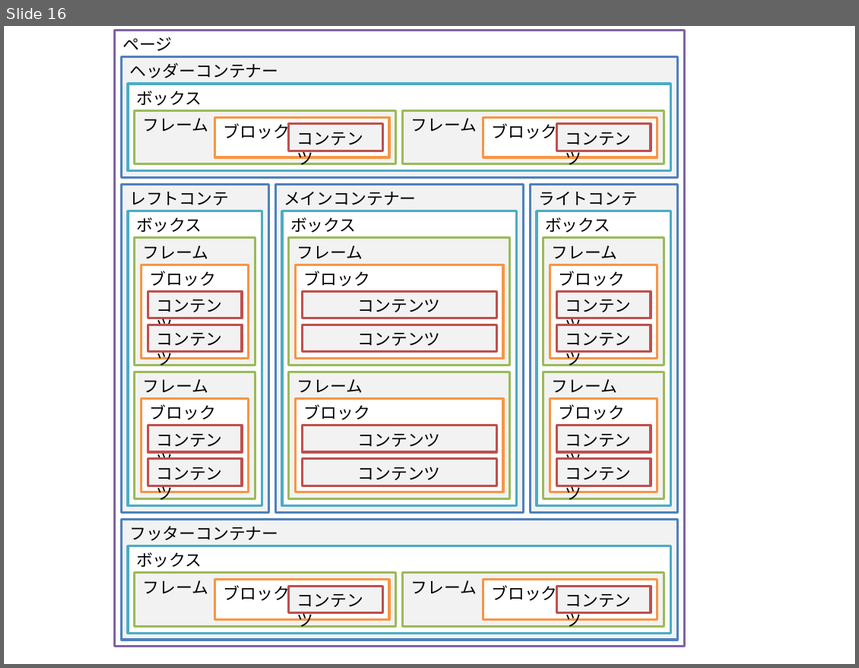
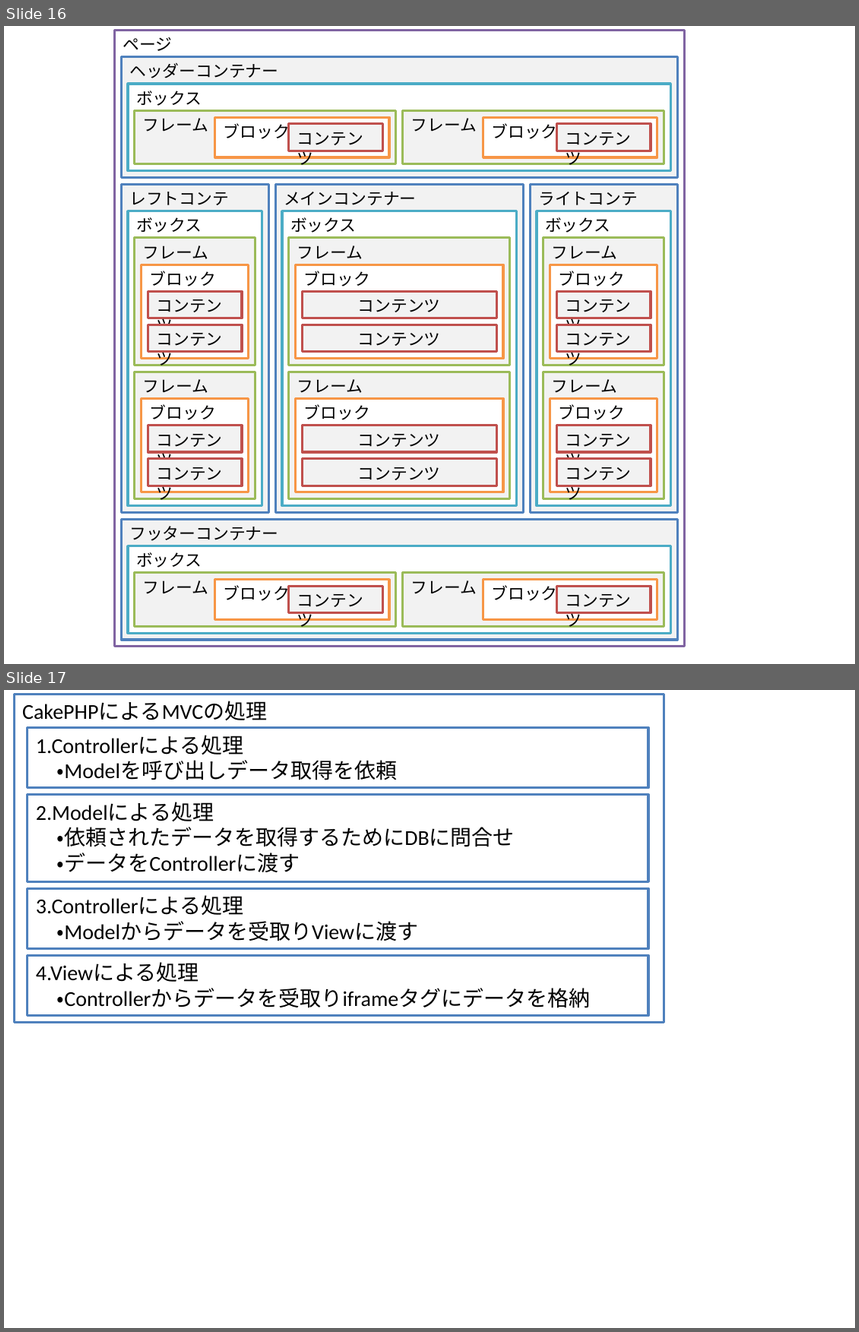
Before and after one commit to kotaro0717/Report-Management, a slide deck: PowerPoint/report_hokada.pptx. Shown one above the other, each under a label of ours: slide 16 before the commit, slides 16 and 17 after it. The pictures are 859x668 and 859x1332 pixels, drawn with LibreOffice and Linux fonts; fonts in the diff are those of the drawing. Boxes give left, top, right and bottom in pixels: in the first picture for what was removed or moved away, otherwise in the second. Text is boxed around its words. In the diff, an @@ line names an element or a change of style, - is before the commit and + after.

```diff
--- a/PowerPoint/report_hokada.pptx
+++ b/PowerPoint/report_hokada.pptx
@@ slide 17 added at [4,690,855,1328], background #FFFFFF @@
@@ rectangle added at [14,695,664,1023], fill #FFFFFF, outline #4F81BD 2 pt, 18 pt, text #000000 @@
+CakePHPによるMVCの処理
@@ rectangle added at [28,727,649,788], fill #FFFFFF, outline #4F81BD 2 pt, 18 pt, text #000000 @@
+1.Controllerによる処理
+・Modelを呼び出しデータ取得を依頼
@@ rectangle added at [28,795,649,882], fill #FFFFFF, outline #4F81BD 2 pt, 18 pt, text #000000 @@
+2.Modelによる処理
+・依頼されたデータを取得するためにDBに問合せ
+・データをControllerに渡す
@@ rectangle added at [28,888,649,948], fill #FFFFFF, outline #4F81BD 2 pt, 18 pt, text #000000 @@
+3.Controllerによる処理
+・Modelからデータを受取りViewに渡す
@@ rectangle added at [28,955,649,1016], fill #FFFFFF, outline #4F81BD 2 pt, 18 pt, text #000000 @@
+4.Viewによる処理
+・Controllerからデータを受取りiframeタグにデータを格納
```
Also in this commit, not shown: 2 slides changed, 4 other slides added, 3 slides removed, 1 other file.
